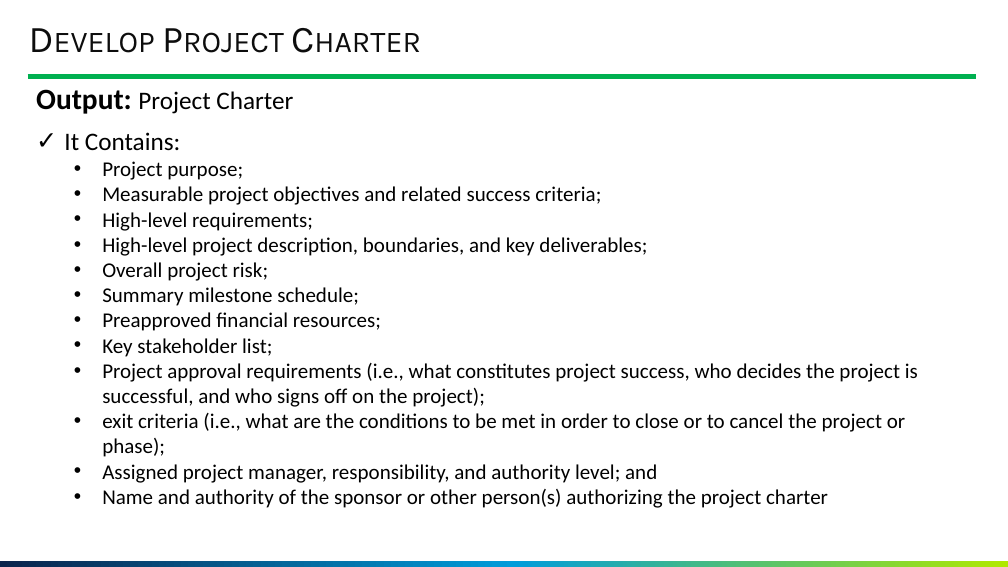
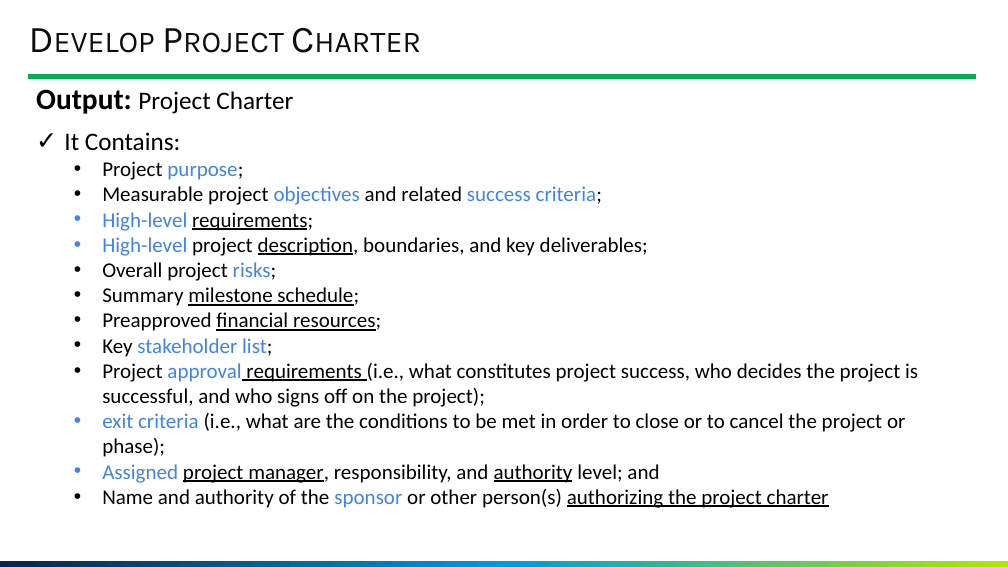
Before and after one commit to GoonerMAK/SWE_4803_Software_Project_Management, a slide deck: slide 18 of SWE 4803_Lec4.pptm. Drawn at 1008x567 pixels with LibreOffice and Linux fonts; fonts in the diff are those of the drawing; background and template pictures are left out. Boxes give left, top, right and bottom in pixels: in the first picture for what was removed or moved away, otherwise in the second. Text is boxed around its words. In the diff, an @@ line names an element or a change of style, - is before the commit and + after.

```diff
--- a/SWE 4803_Lec4.pptm
+++ b/SWE 4803_Lec4.pptm
@@ text at [102,161,918,508]: text colour #000000 to #4184E8 in "purpose;", "objectives success criteria;", "High-level", "High-level" and 5 more places; underline on in "requirements;", "description,", "milestone schedule;", "financial resources;" and 3 more places @@
@@ text at [102,262,277,281]: text changed @@
-  • Overall project risk;
+  • Overall project risks;
```
Also in this commit, not shown: 16 other slides changed, 1 slide added, 1 other file.
